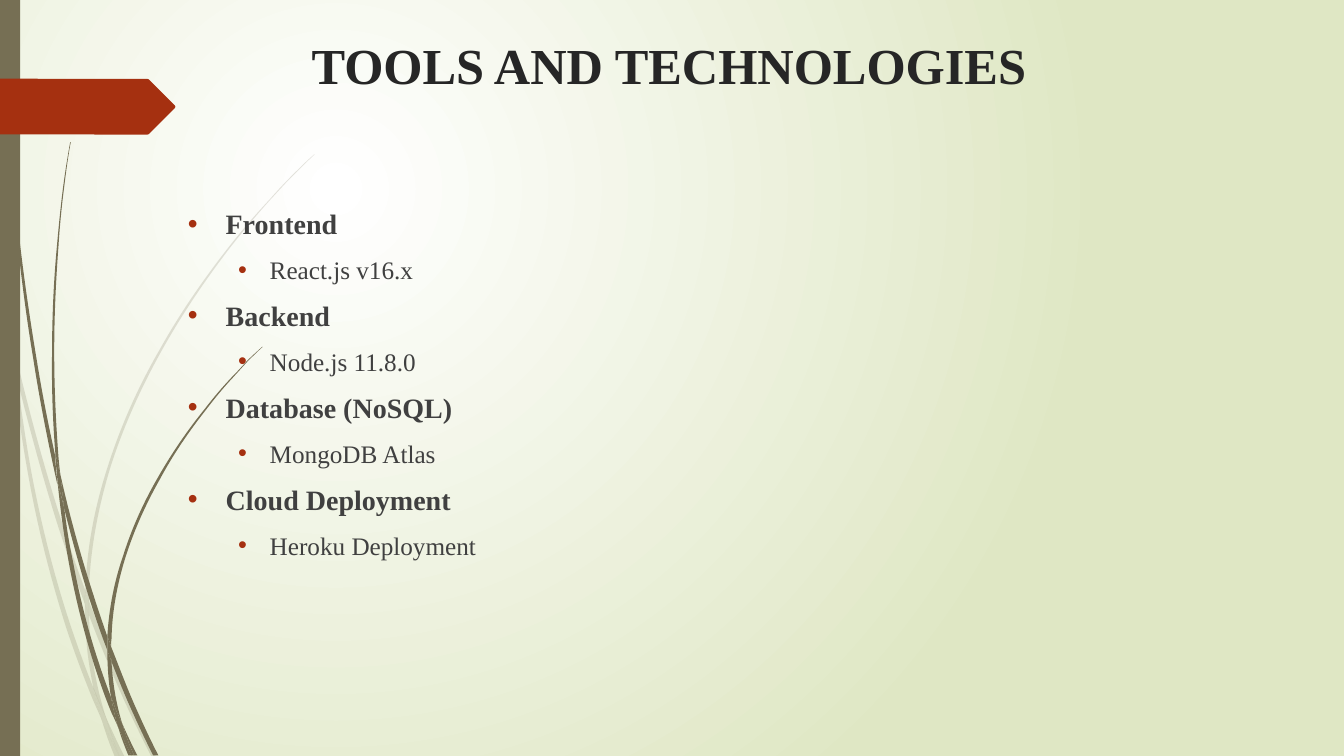
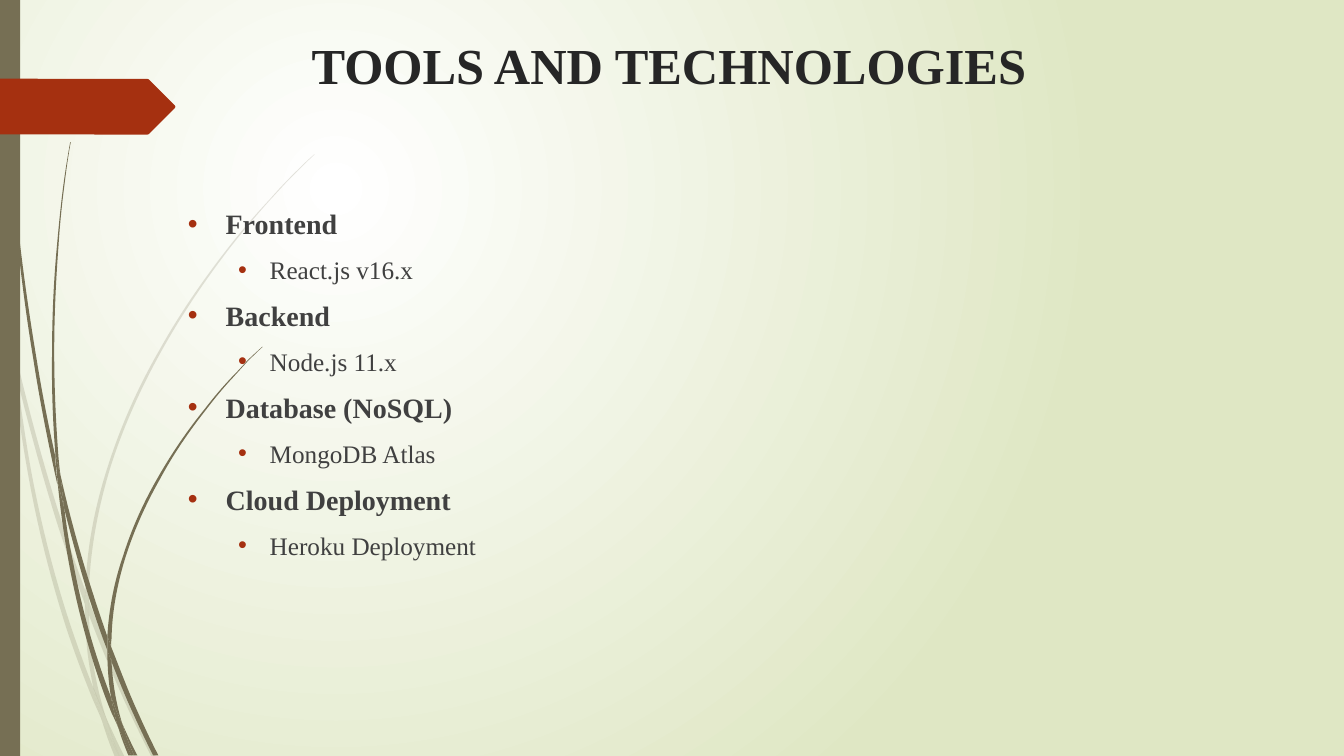
Before and after one commit to vijaykumarrpai/mca-code, a slide deck: slide 5 of 5thSem/Project/Bulk Email Aggregtor.pptx. Drawn at 1344x756 pixels with LibreOffice and Linux fonts; fonts in the diff are those of the drawing. Boxes give left, top, right and bottom in pixels: in the first picture for what was removed or moved away, otherwise in the second. Text is boxed around its words. In the diff, an @@ line names an element or a change of style, - is before the commit and + after.

```diff
--- a/5thSem/Project/Bulk Email Aggregtor.pptx
+++ b/5thSem/Project/Bulk Email Aggregtor.pptx
@@ text at (270,353,397,377): text changed @@
-  • Node.js 11.8.0
+  • Node.js 11.x
```
Also in this commit, not shown: 1 other slide changed, 4 other files.
